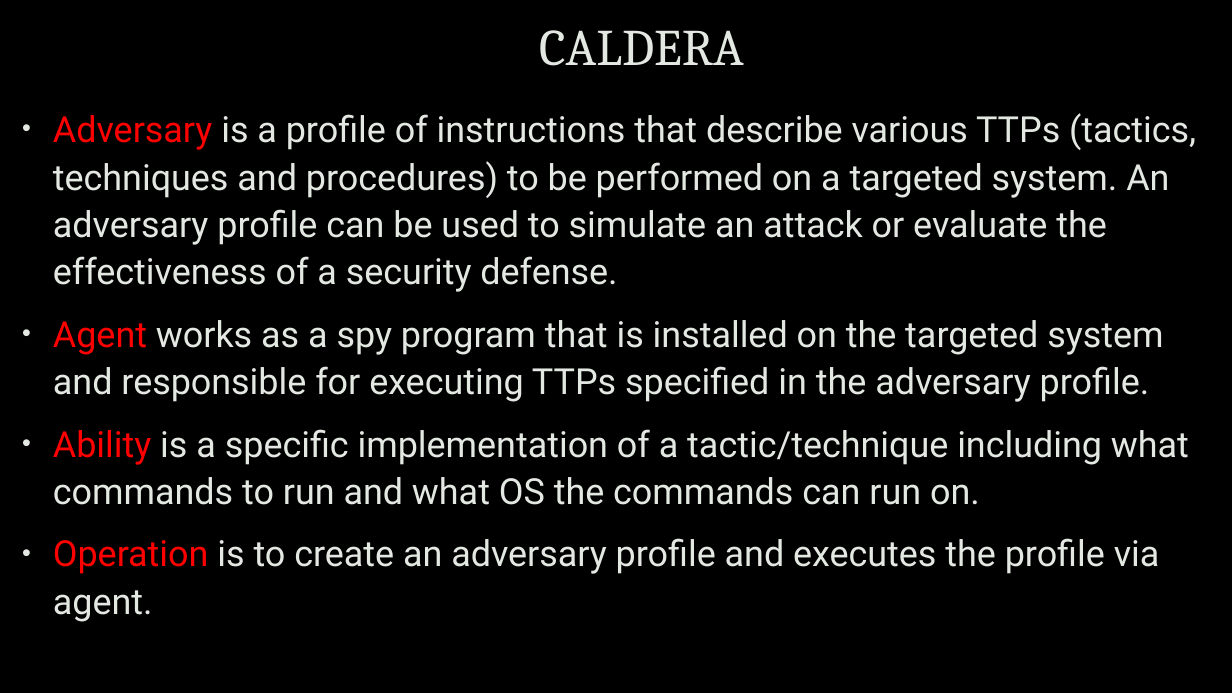
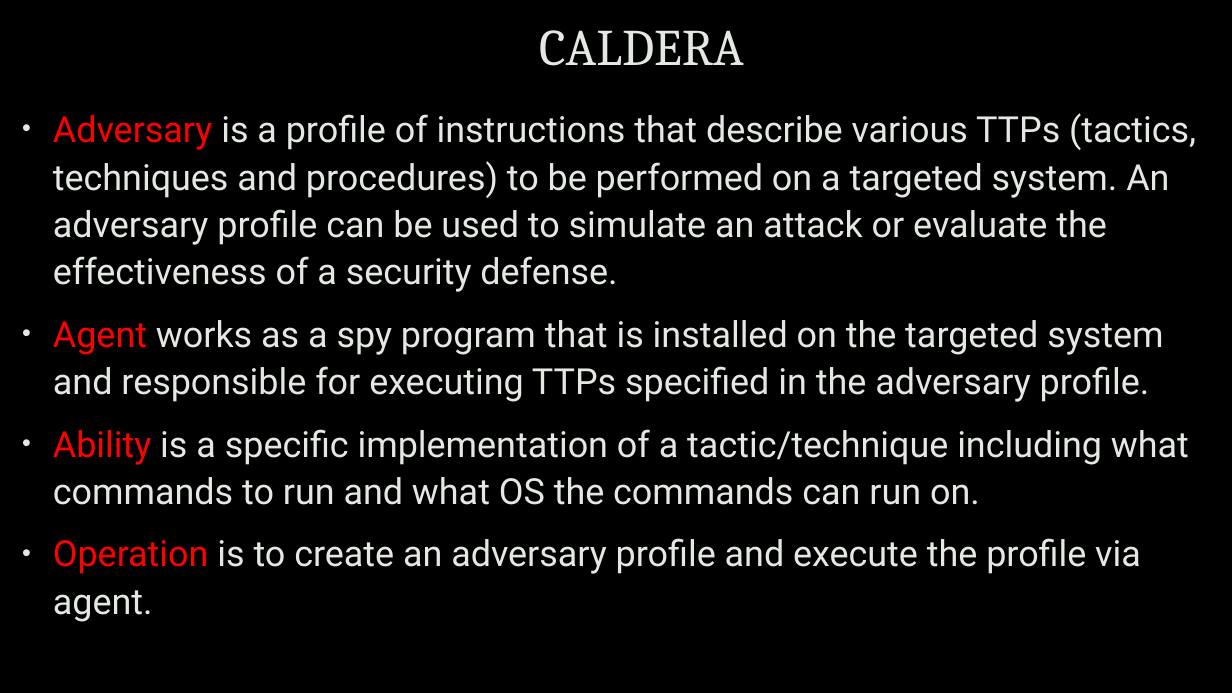
Before and after one commit to uwacyber/cits1003, a slide deck: slide 15 of cits1003-lecture_slides/CITS1003-7 Incidents-exercises.pptx. Drawn at 1232x693 pixels with LibreOffice and Linux fonts; fonts in the diff are those of the drawing; background and template pictures are left out. Boxes give left, top, right and bottom in pixels: in the first picture for what was removed or moved away, otherwise in the second. Text is boxed around its words. In the diff, an @@ line names an element or a change of style, - is before the commit and + after.

```diff
--- a/cits1003-lecture_slides/CITS1003-7 Incidents-exercises.pptx
+++ b/cits1003-lecture_slides/CITS1003-7 Incidents-exercises.pptx
@@ text at (53, 538, 1141, 574): text changed @@
-• Operation is to create an adversary profile and executes the profile via agent.
+• Operation is to create an adversary profile and execute the profile via agent.
```
Also in this commit, not shown: 5 other slides changed, 1 slide added, 3 slides removed.
